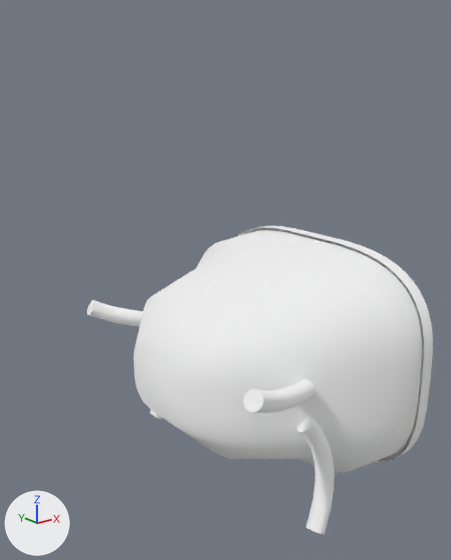
The glTF model Data/BikesV2/kits/kazeda_classic__front2.glb: old version first, new version second.
Both versions are drawn from a 50 mm camera at (1.05, -0.259, 1.042) aimed at (1.258, 0.001, 0.939). The lights are fixed; the arrows at lower left show +X, +Y and +Z. The picture after the commit comes second. Vertices at exactly the same position are counted once.

Before the edit, the objects in view are built like this:
```python
me_mesh_0 = bpy.data.meshes.new('Mesh_0')
me_mesh_0.from_pydata(...)  # 2995 vertices, 5558 faces; spans x 1.209..1.35, y -0.087..0.087, z 0.819..0.954
# faces by material slot: [480, 1016, 320, 1120, 876, 148, 1598]
me_mesh_0.materials.append(mat_s054)  # white #ffffff
me_mesh_0.materials.append(mat_s055)  # white #ffffff
me_mesh_0.materials.append(mat_s056)  # white #ffffff
me_mesh_0.materials.append(mat_s057)  # white #ffffff
me_mesh_0.materials.append(mat_s058)  # white #ffffff
me_mesh_0.materials.append(mat_s059)  # white #ffffff
me_mesh_0.materials.append(mat_s060)  # white #ffffff
ob_kazeda_classic__front2 = bpy.data.objects.new('kazeda_classic__front2', me_mesh_0)
ob_kazeda_classic__front2.location = (0.0, 0.0, 0.0)
```
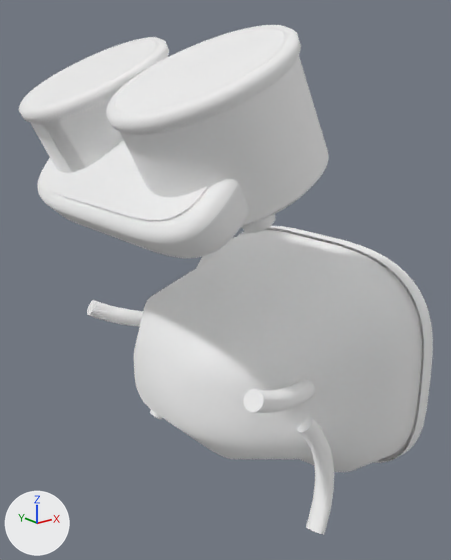
Boxes [x1, y1, x2, y2] around the edits, measured in the pictures (451 x 560 px):
'kazeda_classic__front2', reshaped (20% wider, 65% taller)
    before: [87, 226, 433, 535]
    after: [19, 25, 433, 535]
part 1 of me_mesh_0, added
    after: [19, 25, 329, 258]

Edits to the bpy script that builds the scene:
```text
Add mat_s066:
    mat_s066 = principled_material('s066')
    mat_s066.base_color = (1.0, 1.0, 1.0)  # white #ffffff
    mat_s066.metallic = 1.0
    mat_s066.roughness = 1.0
Add mat_s062:
    mat_s062 = principled_material('s062')
    mat_s062.base_color = (1.0, 1.0, 1.0)  # white #ffffff
    mat_s062.metallic = 1.0
    mat_s062.roughness = 1.0
Add mat_s061:
    mat_s061 = principled_material('s061')
    mat_s061.base_color = (1.0, 1.0, 1.0)  # white #ffffff
    mat_s061.metallic = 1.0
    mat_s061.roughness = 1.0
Add mat_s065:
    mat_s065 = principled_material('s065')
    mat_s065.base_color = (1.0, 1.0, 1.0)  # white #ffffff
    mat_s065.metallic = 1.0
    mat_s065.roughness = 1.0
Add mat_s064:
    mat_s064 = principled_material('s064')
    mat_s064.base_color = (1.0, 1.0, 1.0)  # white #ffffff
    mat_s064.metallic = 1.0
    mat_s064.roughness = 1.0
Add mat_s063:
    mat_s063 = principled_material('s063')
    mat_s063.base_color = (1.0, 1.0, 1.0)  # white #ffffff
    mat_s063.metallic = 1.0
    mat_s063.roughness = 1.0
Change me_mesh_0:
    used by ob_kazeda_classic__front2; location = (0.0, 0.0, 0.0)
    remove me_mesh_0.from_pydata(...)  # 2995 vertices, 5558 faces; spans x 1.209..1.35, y -0.087..0.087, z 0.819..0.954
    add me_mesh_0.from_pydata(...)  # 5001 vertices, 9485 faces; spans x 1.17..1.35, y -0.087..0.087, z 0.819..1.066
    me_mesh_0 part 1: 2006 vertices added at x 1.17..1.265, y -0.087..0.087, z 0.973..1.066
    add me_mesh_0.materials.append(mat_s061)  # white #ffffff
    add me_mesh_0.materials.append(mat_s062)  # white #ffffff
    add me_mesh_0.materials.append(mat_s063)  # white #ffffff
    add me_mesh_0.materials.append(mat_s064)  # white #ffffff
    add me_mesh_0.materials.append(mat_s065)  # white #ffffff
    add me_mesh_0.materials.append(mat_s066)  # white #ffffff
```
